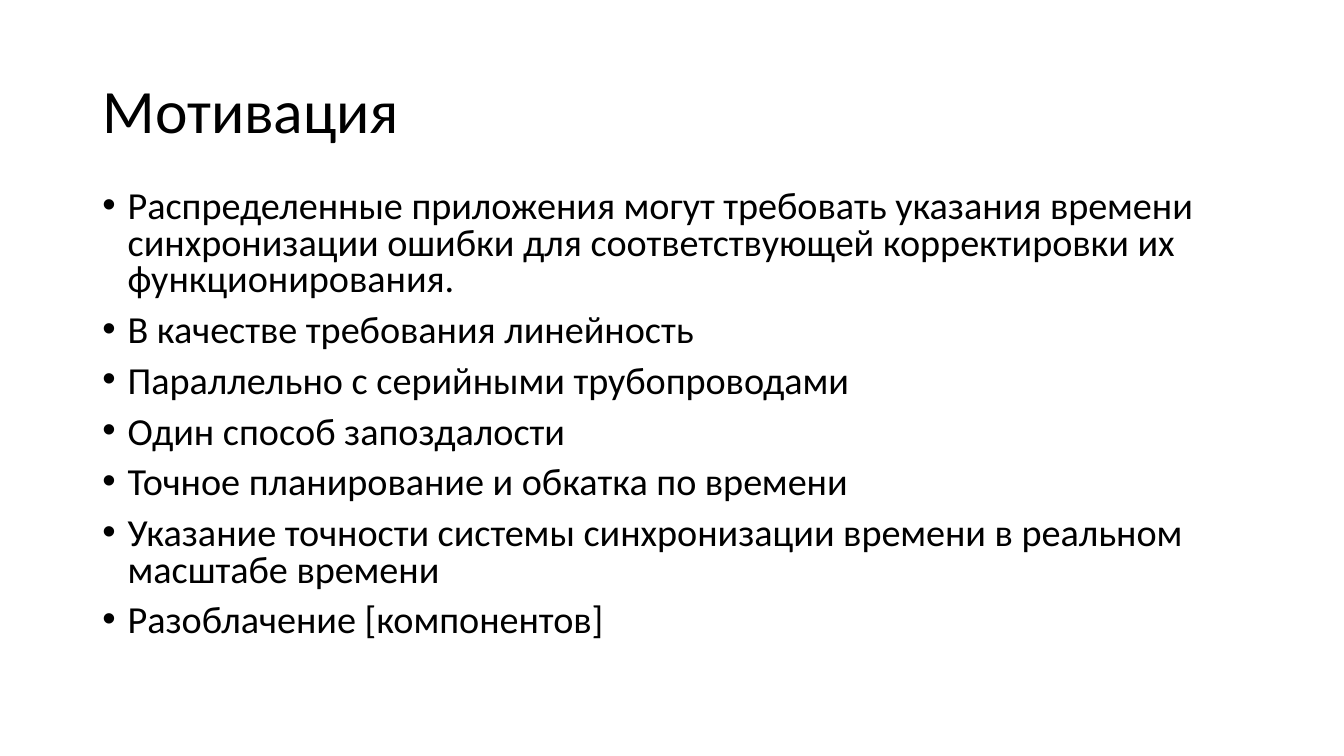
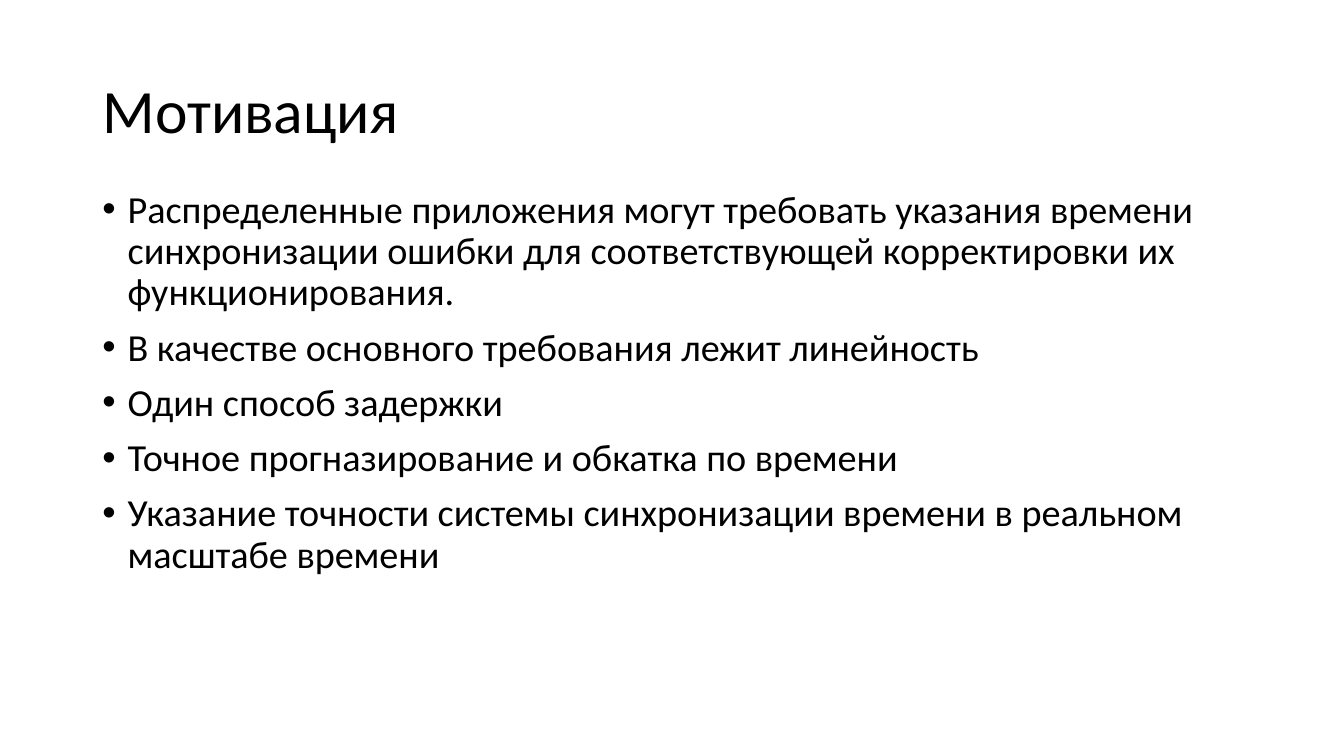
Before and after one commit to SiwaNetwork/QUANTUM, a slide deck: slide 2 of Time-Card/ДОКУМЕНТЫ/МАТЕРИАЛ СТАТЬИ/translator_ru_conholdate.app.pptx. Drawn at 1344x756 pixels with LibreOffice and Linux fonts; fonts in the diff are those of the drawing. Boxes give left, top, right and bottom in pixels: in the first picture for what was removed or moved away, otherwise in the second. Text is boxed around its words. In the diff, an @@ line names an element or a change of style, - is before the commit and + after.

```diff
--- a/Time-Card/ДОКУМЕНТЫ/МАТЕРИАЛ СТАТЬИ/translator_ru_conholdate.app.pptx
+++ b/Time-Card/ДОКУМЕНТЫ/МАТЕРИАЛ СТАТЬИ/translator_ru_conholdate.app.pptx
@@ text at <box>128,197,1193,574</box>: line spacing 0.8 to 0.9 @@
@@ text at <box>128,335,978,477</box>: text changed @@
-• В качестве требования линейность
-• Параллельно с серийными трубопроводами
-• Один способ запоздалости
-• Точное планирование и обкатка по времени
+• В качестве основного требования лежит линейность
+• Один способ задержки
+• Точное прогназирование и обкатка по времени
@@ text at <box>128,605,604,639</box>: paragraph removed @@
-• Разоблачение [компонентов]
```
Also in this commit, not shown: 9 other slides changed, 1 slide removed, 52 other files.
